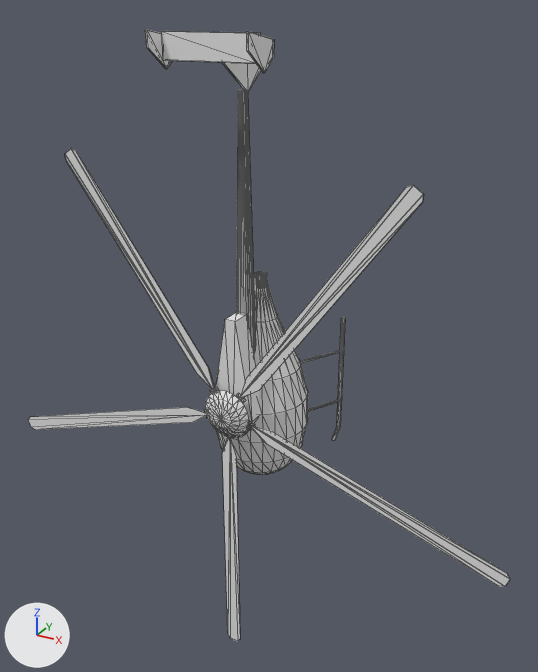
The OBJ model src/demo/share/applets/WireFrame/models/hughes_500.obj as it was, and as the next commit left it.
Before and after are seen from a camera (50 mm lens) standing at (36.2, -64.0, 38.2) and looking at (0.5, 1.0, 5.8). Arrows for +X, +Y and +Z are at lower left; the lights stay in place. Mesh edges are drawn as thin lines. Where no turn or scale is listed for an object, it has been applied to the vertices.

In view in the first picture: 'hughes_500'.
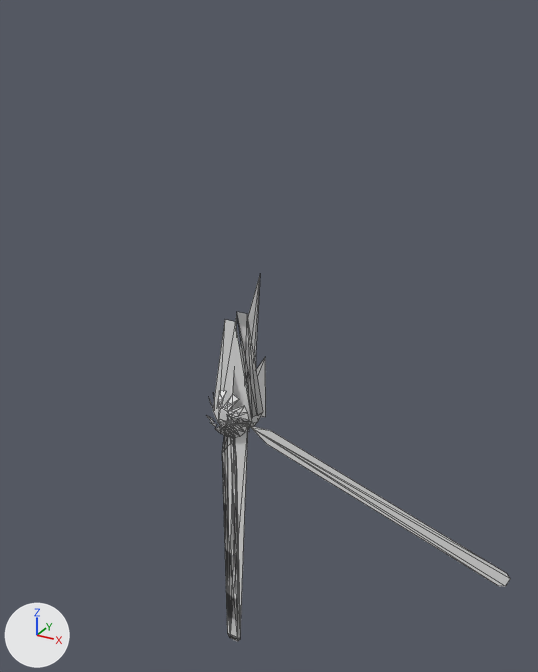
Boxes [x1, y1, x2, y2] around the edits, measured in the pictures (538 x 672 px; the box of a moved part takes in the faces that stretch with it):
'hughes_500', reshaped (37% narrower, 40% shorter): before [28, 29, 510, 641]; after [206, 276, 510, 641]
part 1 of me_hughes_500, deleted: before [28, 29, 423, 475]
part 2 of me_hughes_500, moved or reshaped: before [205, 274, 510, 641]; after [206, 276, 510, 641]

What the commit changed:
me_hughes_500 is used by ob_hughes_500; location (0.0, 0.0, 0.0).
me_hughes_500 had 675 vertices, 1270 faces and spanned x -29.7..29.7, y -10.2..8.8, z -31.1..36.7.
me_hughes_500 now has 135 vertices, 226 faces and spans x -2.7..29.7, y -8.3..0.0, z -31.1..13.1.
me_hughes_500 part 1: 15 loose pieces with 521 vertices, spanning x -29.7..18.7, y -10.2..8.8, z -11.2..36.7, are deleted.
Part 2, on me_hughes_500:
19 vertices are removed from x 0.8..29.7, y -6.9, z -10.3..-0.2.
286 faces are deleted.
224 new faces join them.
